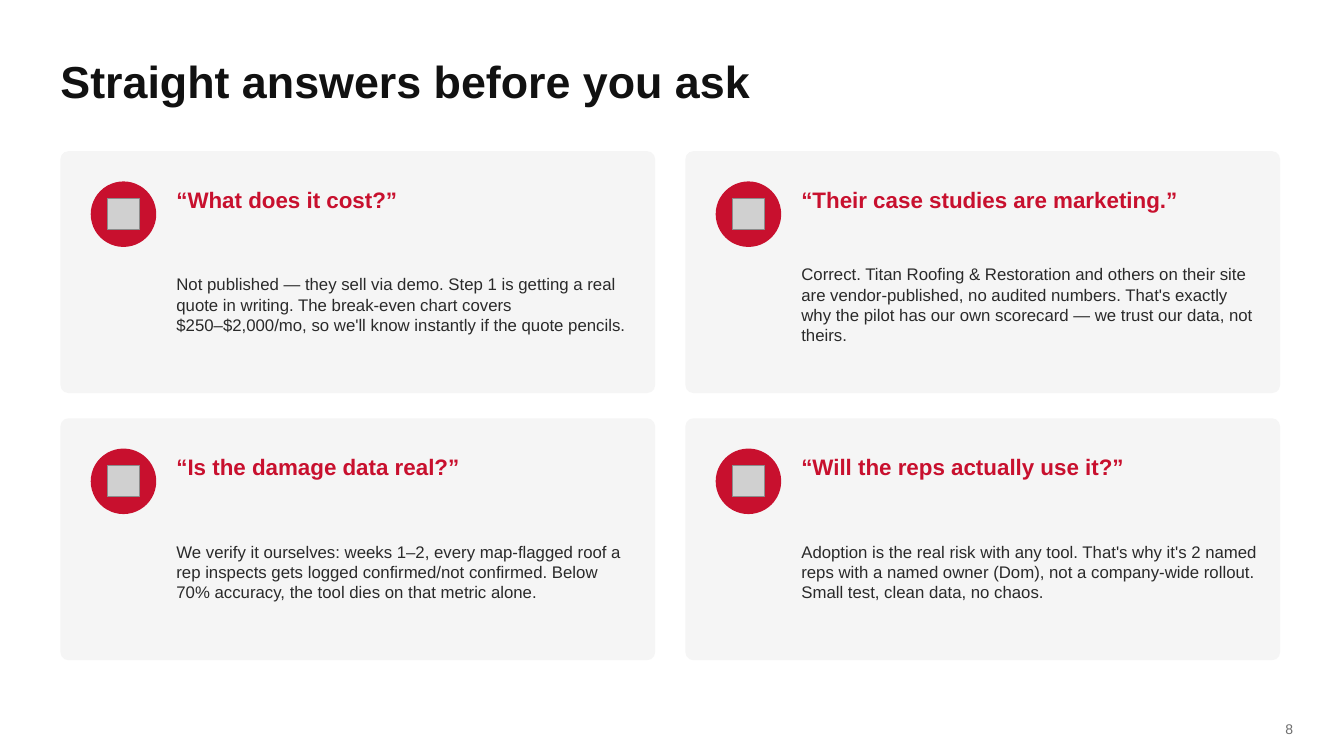
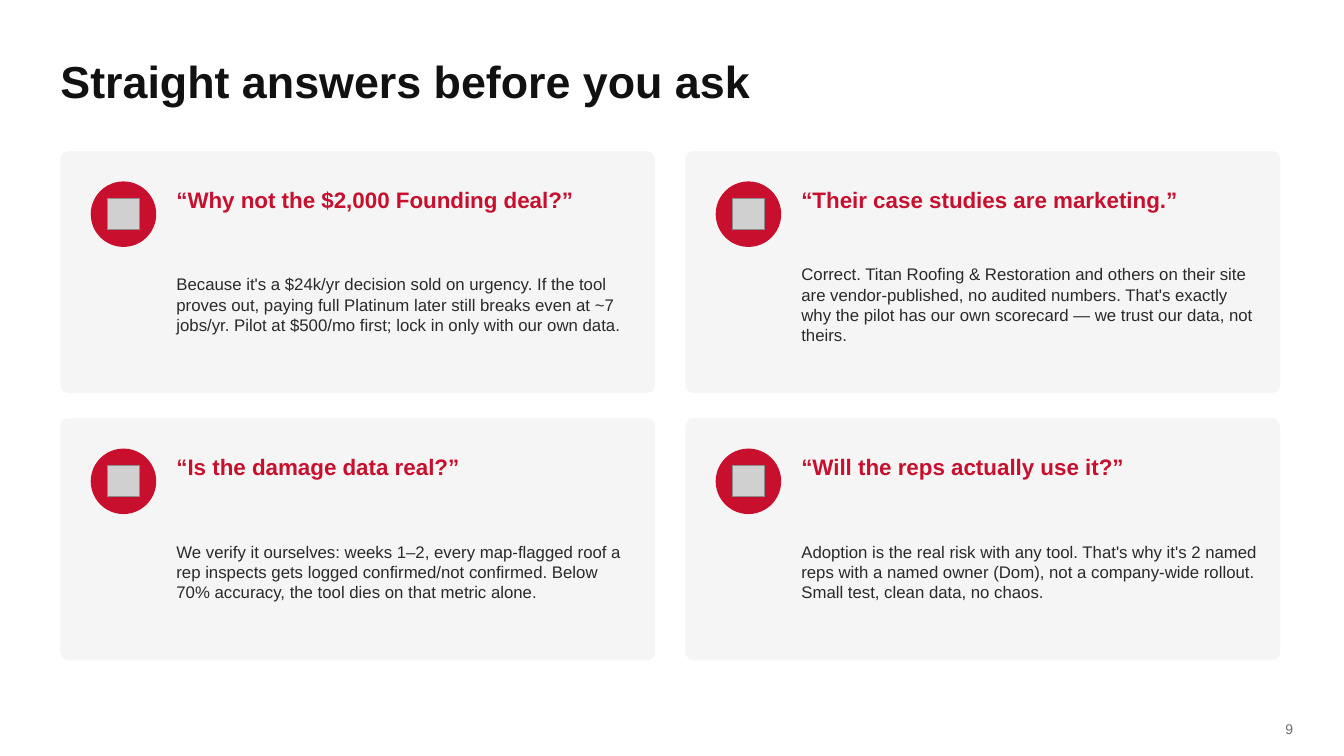
Before and after one commit to DommyD26/roofing-site-template, a slide deck: slide 9 of pitch/Storm-Scout-Pitch.pptx (slide 8 before the commit). Drawn at 1344x756 pixels with LibreOffice and Linux fonts; fonts in the diff are those of the drawing; grey boxes stand for pictures. Boxes give left, top, right and bottom in pixels: in the first picture for what was removed or moved away, otherwise in the second. Text is boxed around its words. In the diff, an @@ line names an element or a change of style, - is before the commit and + after.

```diff
--- a/pitch/Storm-Scout-Pitch.pptx
+++ b/pitch/Storm-Scout-Pitch.pptx
@@ text at <box>176,191,573,213</box>: text changed @@
-“What does it cost?”
+“Why not the $2,000 Founding deal?”
@@ text at <box>176,277,620,335</box>: text changed @@
-Not published — they sell via demo. Step 1 is getting a real quote in writing. The break-even chart covers $250–$2,000/mo, so we'll know instantly if the quote pencils.
+Because it's a $24k/yr decision sold on urgency. If the tool proves out, paying full Platinum later still breaks even at ~7 jobs/yr. Pilot at $500/mo first; lock in only with our own data.
```
Also in this commit, not shown: 3 other slides changed, 1 slide added, 1 other file.
